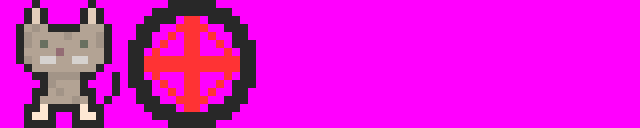
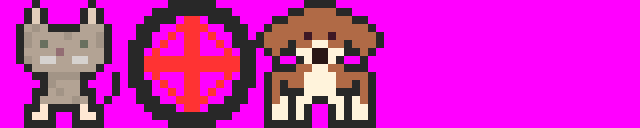
Comparing the layer stacks of the two 640 x 128 images. Changes:
added group "begal" with 6 layers above "Cat Attack" over [256, 0, 384, 128]
added layer "Layer 23" in group "begal" over [256, 0, 384, 128]
added layer "Layer 21" in group "begal" over [304, 32, 336, 64]
added layer "Layer 19" in group "begal" over [264, 8, 376, 120]
